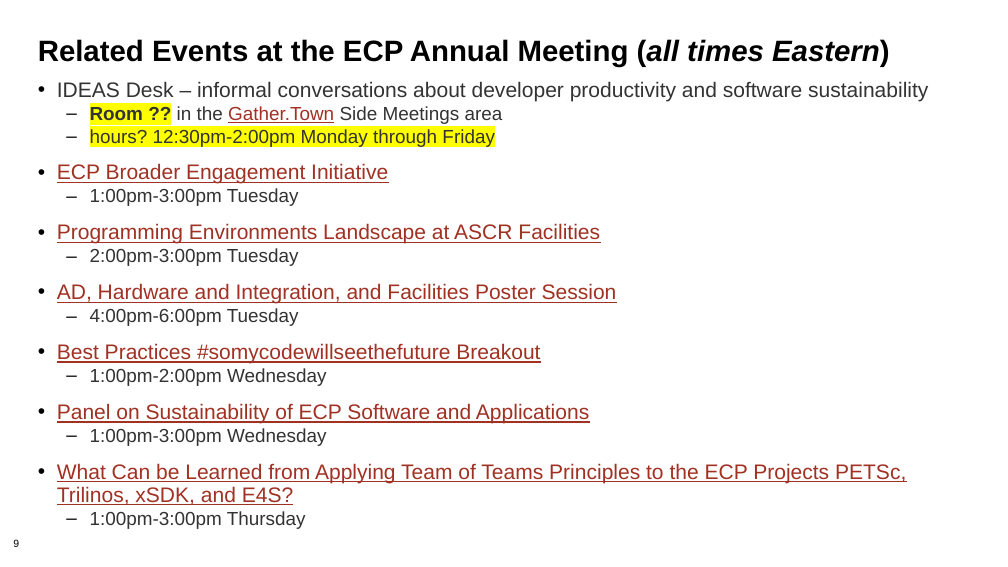
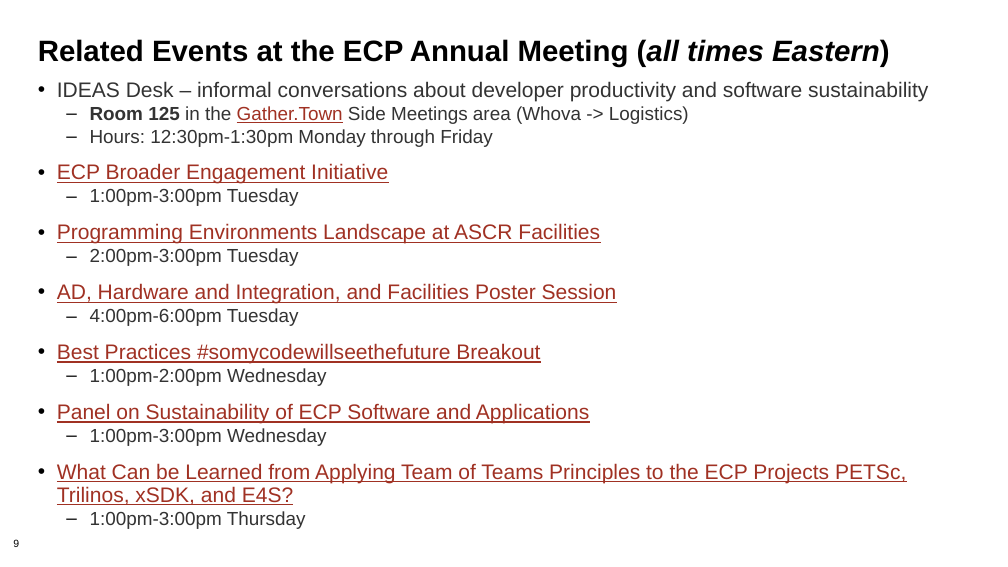
Before and after one commit to bssw-tutorial/presentations, a slide deck: slide 9 of summary-testing.pptx. Drawn at 1008x567 pixels with LibreOffice and Linux fonts; fonts in the diff are those of the drawing; background and template pictures are left out. Boxes give left, top, right and bottom in pixels: in the first picture for what was removed or moved away, otherwise in the second. Text is boxed around its words. In the diff, an @@ line names an element or a change of style, - is before the commit and + after.

Commit message:
Updated links in summary-testing.

```diff
--- a/summary-testing.pptx
+++ b/summary-testing.pptx
@@ text at bbox=[90, 106, 689, 147]: text changed @@
-  – Room ?? in the Gather.Town Side Meetings area
-  – hours? 12:30pm-2:00pm Monday through Friday
+  – Room 125 in the Gather.Town Side Meetings area (Whova -> Logistics)
+  – Hours: 12:30pm-1:30pm Monday through Friday
```
